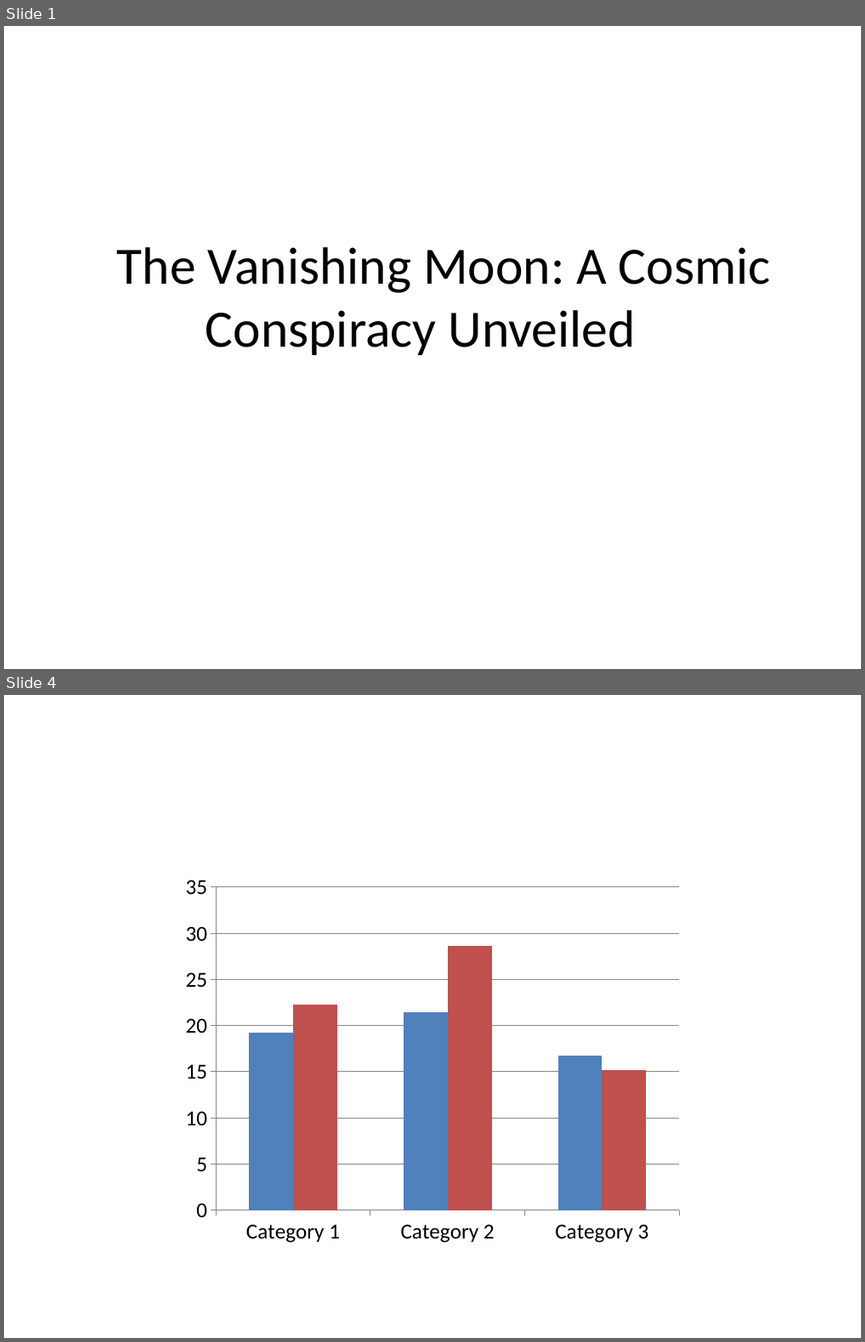
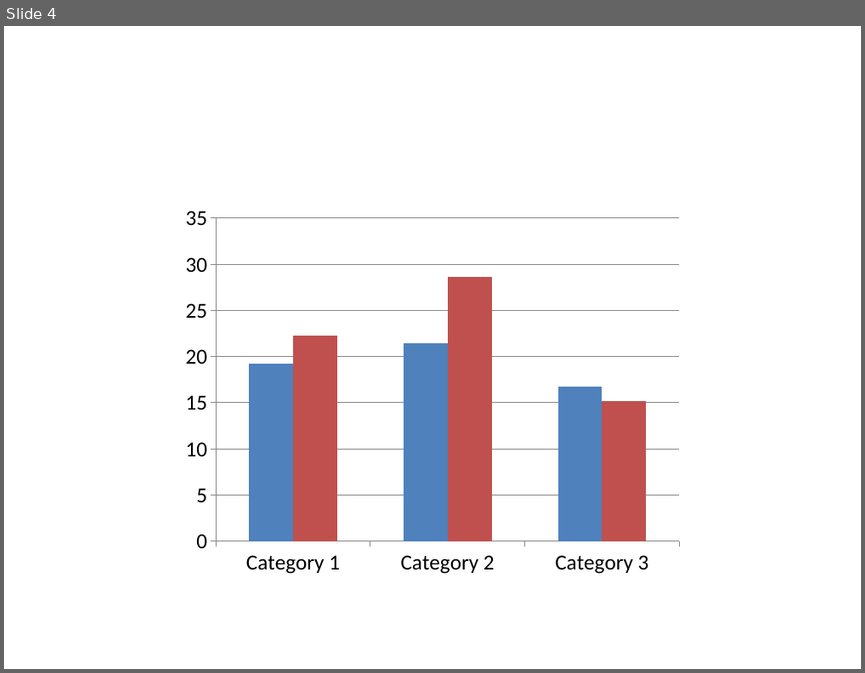
Before and after one commit to 0Armaan025/conspiracy-ppt-generator-api, a slide deck: generated_presentation.pptx. Shown one above the other, each under a label of ours: slides 1 and 4 before the commit, slide 4 after it; the slides between them are not shown. The pictures are 865x1342 and 865x673 pixels, drawn with LibreOffice and Linux fonts; fonts in the diff are those of the drawing. Boxes give left, top, right and bottom in pixels: in the first picture for what was removed or moved away, otherwise in the second. Text is boxed around its words. In the diff, an @@ line names an element or a change of style, - is before the commit and + after.

```diff
--- a/generated_presentation.pptx
+++ b/generated_presentation.pptx
@@ slide 1 removed at <box>4,26,861,669</box>, background #FFFFFF @@
@@ title removed at <box>117,247,771,355</box> @@
-The Vanishing Moon: A Cosmic Conspiracy Unveiled
```
Also in this commit, not shown: 3 slides changed, 1 slide added, 2 other files.
